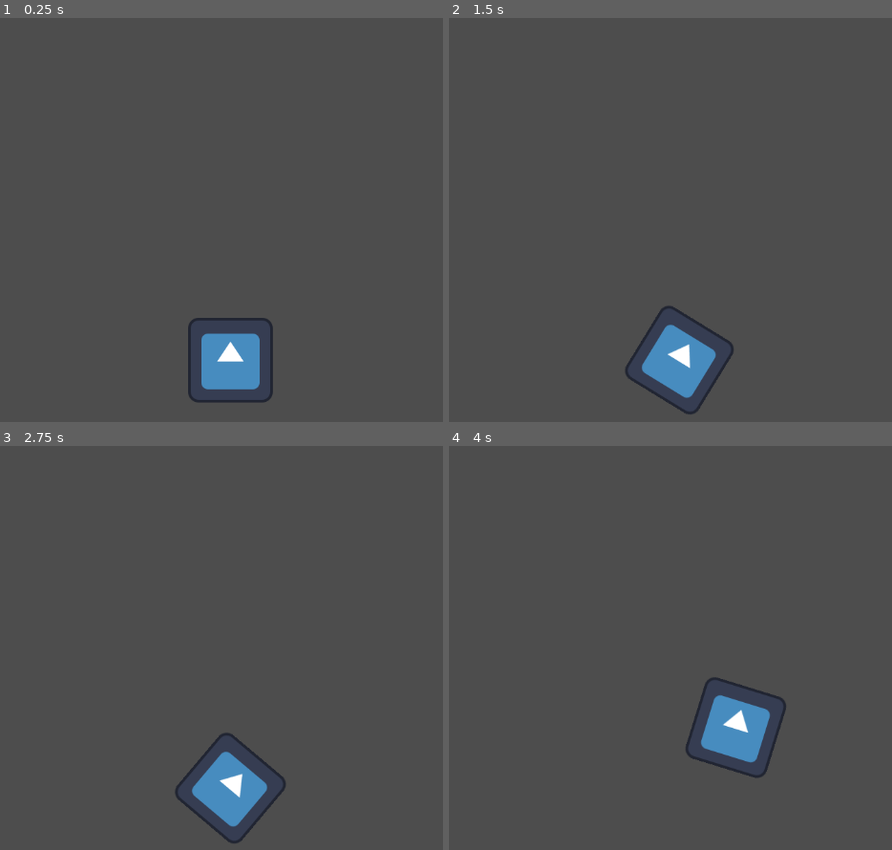
Above: before the commit, frames 1-4 (two rows, left to right).
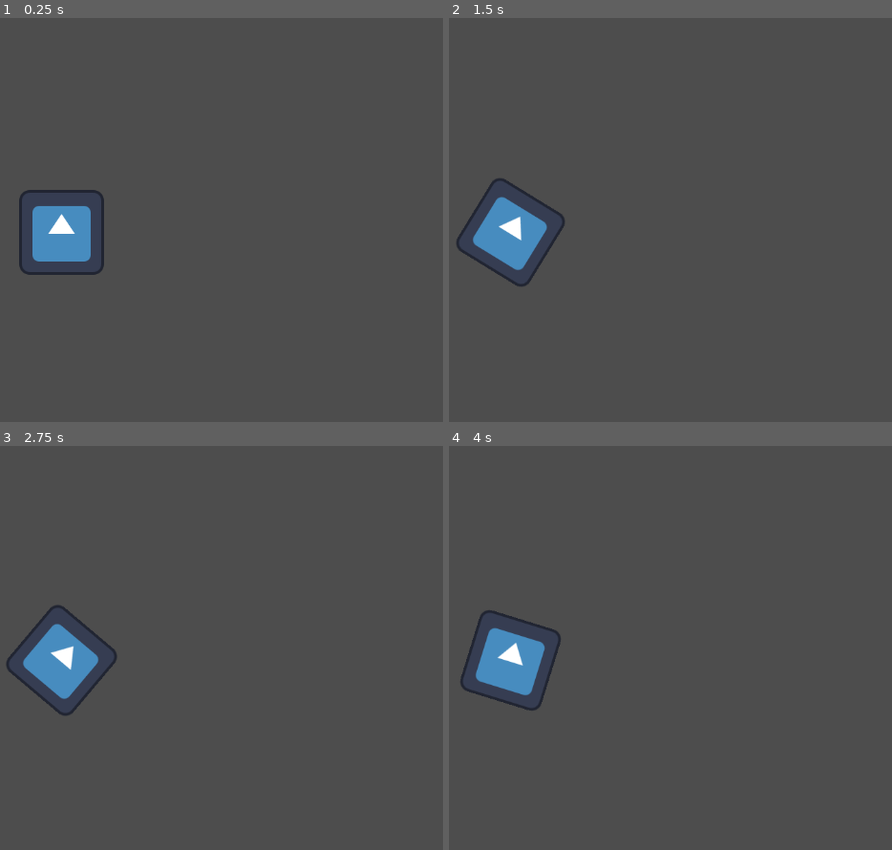
Above: after the commit, the same moments.

Repository: Dolphus2/NordicGameJam2026
Game: Godot game, scene res://scenes/game.tscn
Same seed, same stepped clock (60 frames per second), same inputs: the game is played once before the commit and once after it. The engine's default icon, where the game draws it, is replaced by a stand-in: a white triangle on a blue panel in a dark square.
Inputs:
- Up to frame 1 (0.25 s): no input
- Up to frame 2 (1.5 s): tap Enter at 0.5 s; hold E (roll_right) 0.53-1.28 s; hold Q (roll_left) from 1.28 s (still down)
- Up to frame 3 (2.75 s): release Q (roll_left) at 2.03 s; hold E (roll_right) from 2.03 s (still down)
- Up to frame 4 (4 s): release E (roll_right) at 2.78 s; hold W (accel) 2.78-3.53 s; hold Q (roll_left) from 3.53 s (still down)

The runs differ from the first frame. In frame 1, 4.7% of the frame differs, in the area x 4-62%, y 42-96%; in frame 2, 4.8%, in the area x 1-65%, y 39-99%; in frame 3, 4.8%; in frame 4, 4.8%.

Commit message:
camera stuff

Diff:
--- a/scenes/game.tscn
+++ b/scenes/game.tscn
@@ -5,6 +5,5 @@
 [node name="Game" type="Node2D" unique_id=1375401336]
 
 [node name="Player" parent="." unique_id=1597567515 instance=ExtResource("1_uwrxv")]
-position = Vector2(255, 193)
 
-[node name="Camera2D" type="Camera2D" parent="." unique_id=367364067]
+[node name="Camera2D" type="Camera2D" parent="Player" unique_id=367364067]
